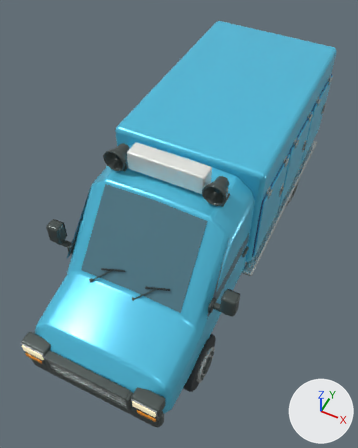
The Blender file source_blender/IceCreamVan.blend as it was, and as the next commit left it.
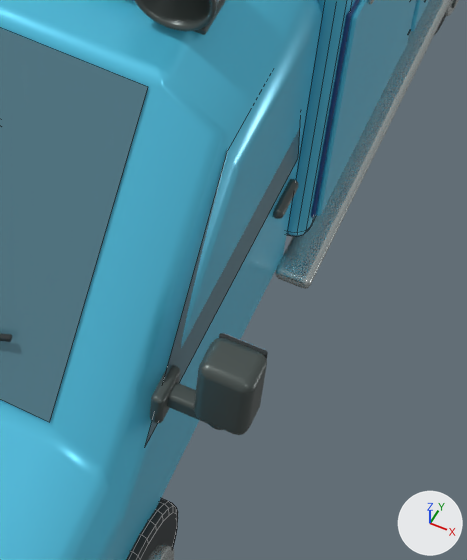
The first picture shows the older version from a 50 mm lens placed at (2.1, -4.85, 6.65), pointed at (-0.12, -0.41, 1.1). The close-ups show the older and then the newer version on the part from 47% to 82% of the width and 44% to 78% of the height of that picture. Only the edits that show in the close-ups are written down. The lights are fixed; the arrows at lower right show +X, +Y and +Z. The close-ups show mesh edges as thin lines.

Before the edit, the objects in view are built like this:
```python
me_cab_door_window_001 = bpy.data.meshes.new('Cab door window.001')
me_cab_door_window_001.from_pydata([(1.012, -1.93, 1.47), (1.012, -0.55, 1.47), (0.958, -0.55, 2.23), (0.958, -1.25, 2.23)], [], [(0, 1, 2, 3)])
me_cab_door_window_001.materials.append(mat_blue_grey_safety_glass)  # cyan #598493
me_cube_091 = bpy.data.meshes.new('Cube.091')
me_cube_091.from_pydata(...)  # 96 vertices, 98 faces; spans x -0.023..0.023, y -0.079..0.079, z -0.072..0.072
me_cube_091.materials.append(mat_graphite_trim)  # dark grey #4d5755
me_cube_104 = bpy.data.meshes.new('Cube.104')
me_cube_104.from_pydata(...)  # 96 vertices, 98 faces; spans x -0.013..0.013, y -0.527..0.527, z -0.565..0.565
me_cube_104.materials.append(mat_glacier_blue_enamel)  # cyan #55c7e8
ob_cab_door_window_001 = bpy.data.objects.new('Cab door window.001', me_cab_door_window_001)
ob_cab_door_window_001.parent = ob_sjöstadsglass
ob_cab_door_window_001.location = (0.0, 0.0, 0.0)
ob_freezer_hatch_003 = bpy.data.objects.new('Freezer hatch.003', me_cube_104)
ob_freezer_hatch_003.parent = ob_sjöstadsglass
ob_freezer_hatch_003.location = (1.088, 0.12, 1.56)
ob_mirror_mounting_plate_001 = bpy.data.objects.new('Mirror mounting plate.001', me_cube_091)
ob_mirror_mounting_plate_001.parent = ob_sjöstadsglass
ob_mirror_mounting_plate_001.location = (1.008, -1.77, 1.566)
# also in view: 'Continuous side step.001' at (1.07, 1.13, 0.76); 'Flared roof loudspeaker.001' at (0.66, -0.95, 2.65); 'Swept windscreen.001' at (0.35, -1.65, 2.0); 'Door mirror housing.001' at (1.22, -1.77, 1.75); 'Pressed steel bonnet and cab' at (0.0, -1.72, 1.52)
```
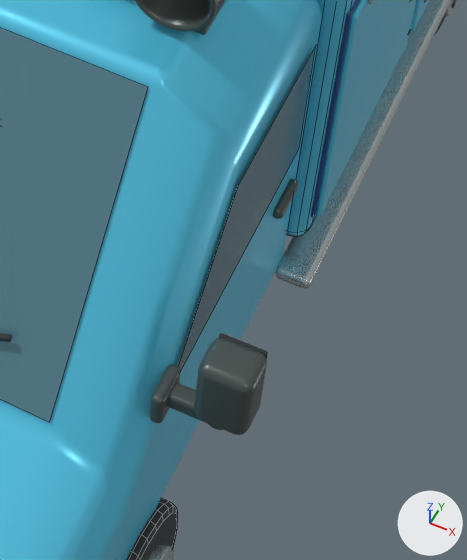
Changed parts and their boxes (x1, y1, x2, y2) in the close-ups (467 x 560 px):
'Cab door window.001', reshaped: before (145, 128, 300, 447); after (178, 45, 316, 372)

The change in detail:
me_cab_door_window_001 is used by ob_cab_door_window_001; parent ob_sjöstadsglass; location (0.0, 0.0, 0.0).
me_cab_door_window_001 had 4 vertices, 1 face and spanned x 0.958..1.012, y -1.93..-0.55, z 1.47..2.23.
me_cab_door_window_001 now has 4 vertices, 1 face and spans x 1.012, y -1.738..-0.56, z 1.535..2.095.
Part 1, on me_cab_door_window_001:
Vertex 0 of me_cab_door_window_001 moves from (1.012, -1.93, 1.47) at pixel (144, 447) to (1.012, -1.738, 1.535).
Vertex 1 of me_cab_door_window_001 moves from (1.012, -0.55, 1.47) at pixel (298, 158) to (1.012, -0.56, 1.535) at pixel (299, 148).
Vertex 2 of me_cab_door_window_001 moves from (0.958, -0.55, 2.23) to (1.012, -0.56, 2.095) at pixel (316, 44).
Vertex 3 of me_cab_door_window_001 moves from (0.958, -1.25, 2.23) at pixel (227, 150) to (1.012, -1.257, 2.095) at pixel (238, 184).
